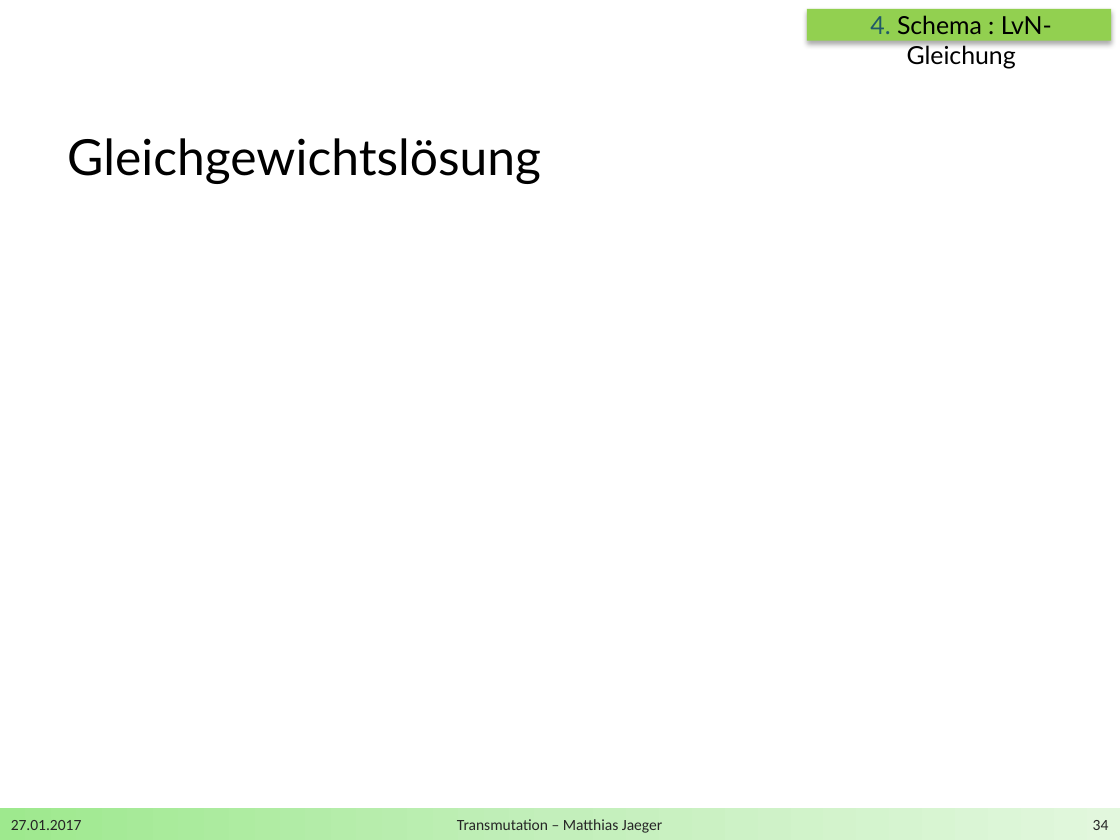
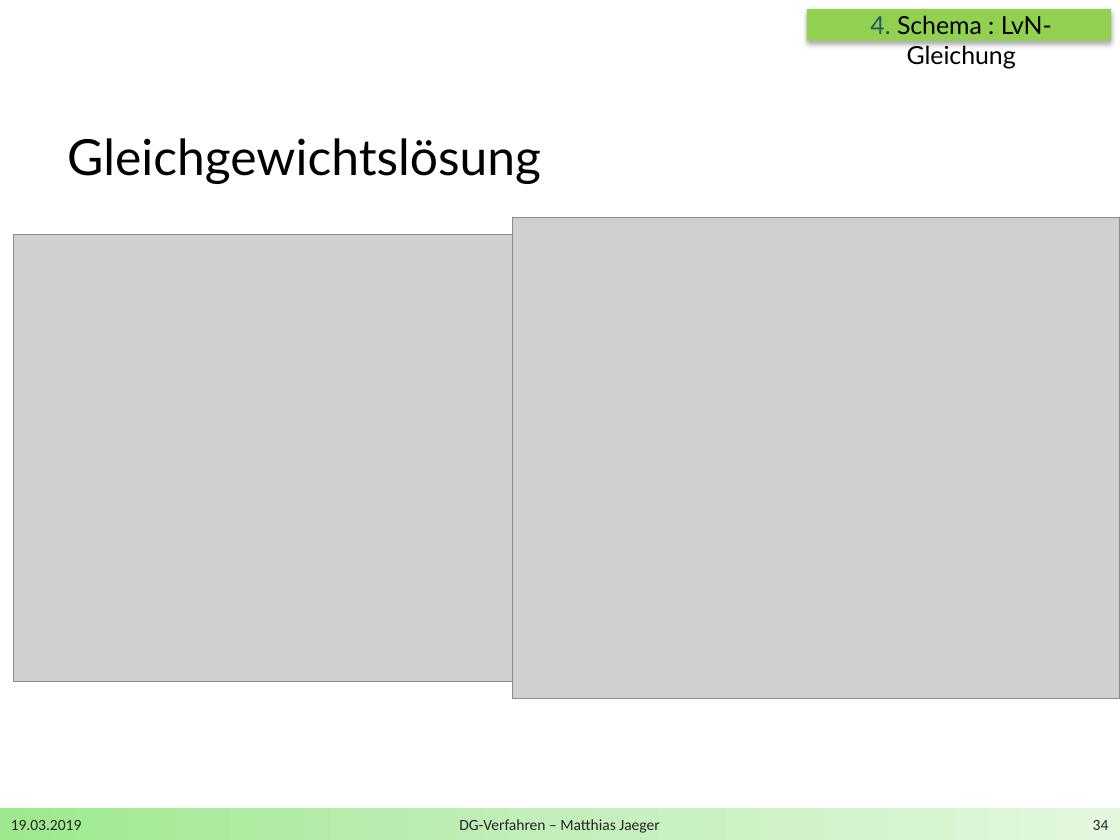
Before and after one commit to DerKleineGauss/Masterarbeit, a slide deck: slide 34 of Zwischenvortrag/Präsentation.pptx. Drawn at 1120x840 pixels with LibreOffice and Linux fonts; fonts in the diff are those of the drawing; grey boxes stand for pictures; background and template pictures are left out. Boxes give left, top, right and bottom in pixels: in the first picture for what was removed or moved away, otherwise in the second. Text is boxed around its words. In the diff, an @@ line names an element or a change of style, - is before the commit and + after.

```diff
--- a/Zwischenvortrag/Präsentation.pptx
+++ b/Zwischenvortrag/Präsentation.pptx
@@ picture added at (13,235,570,682) @@
@@ picture added at (513,217,1120,699) @@
@@ text at (11,820,82,830): text changed @@
-27.01.2017
+19.03.2019
@@ text at (459,819,659,833): text changed @@
-Transmutation – Matthias Jaeger
+DG-Verfahren – Matthias Jaeger
```
Also in this commit, not shown: 34 other slides changed, 1 slide added, 1 slide removed, 15 other files.
